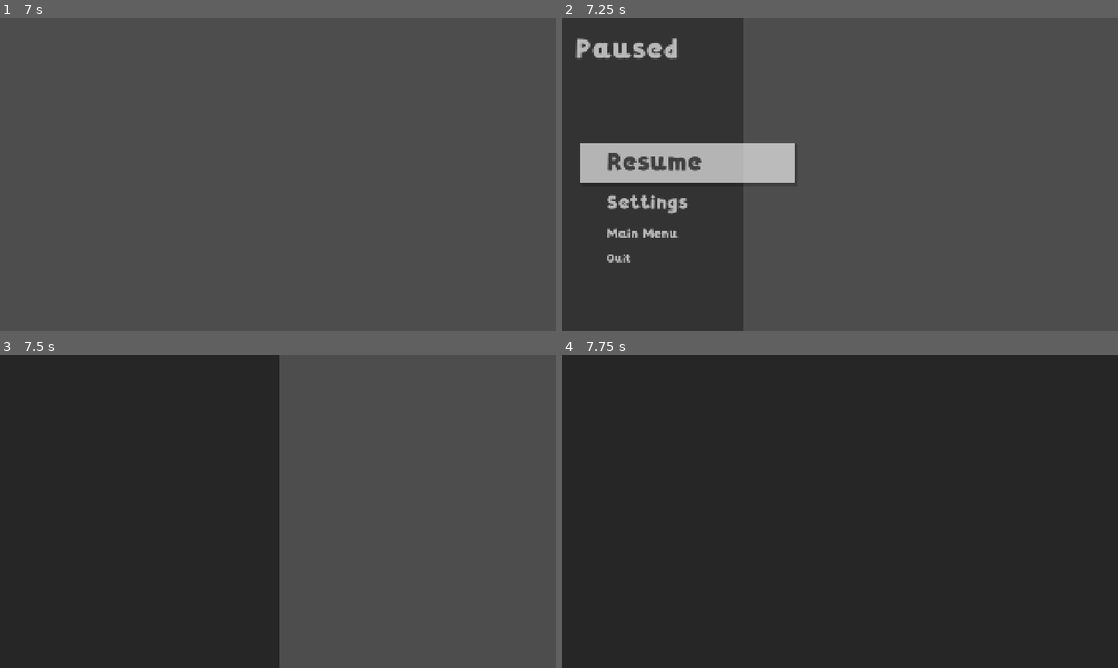
Above: before the commit, frames 1-4 (two rows, left to right).
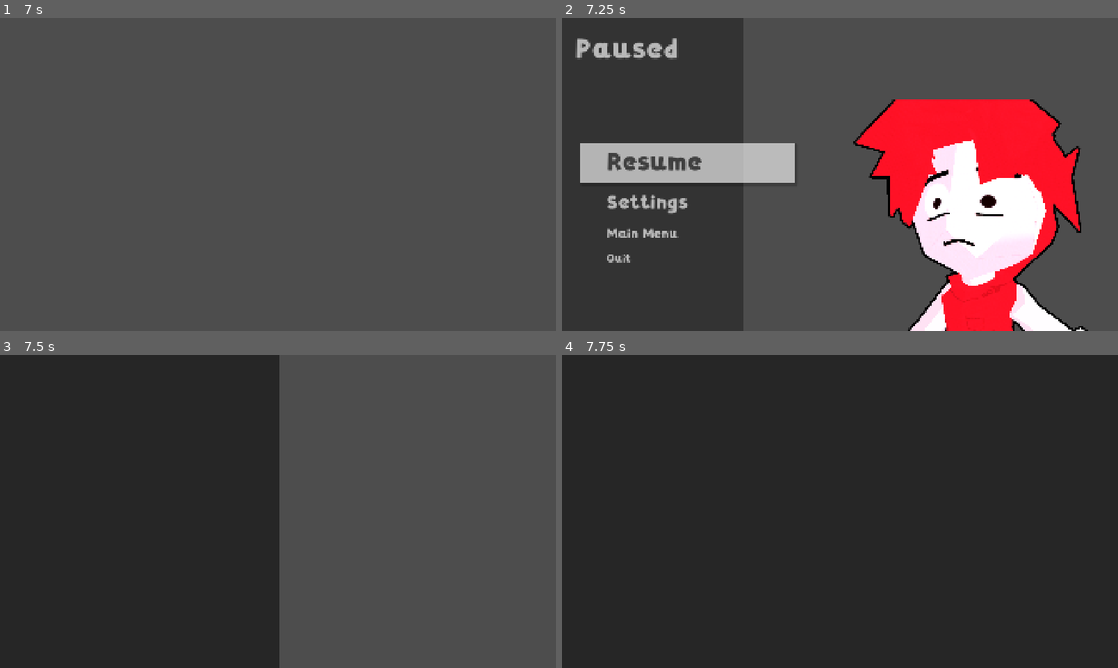
Above: after the commit, the same moments.

Repository: doggoanim/Krits
Game: Godot game, scene res://ui/pause_menu.tscn
Same seed, same stepped clock (60 frames per second), same inputs: the game is played once before the commit and once after it. This scene is started directly instead of the project's main scene. Sound files missing from this copy of the repository are replaced by a short silence.
Inputs (mouse positions are in pixels of both pictures, inside the frame that each line leads up to):
- Up to frame 1 (7 s): tap Enter at 0.5, 2, 3.5 s; move the mouse to (400, 158) at 0.52 s; hold D (move_right) 0.53-1.25 s; hold Ctrl (crouch_pound) 0.53-1.25 s; click (400, 158) at 0.67 s; tap Space (jump) at 0.77, 1.25, 2.75, 3.77, 4.25, 6.77 s; drag from (166, 190) to (250, 237) at 1.27 s; move the mouse to (333, 105) at 2.02 s; hold D (move_right) 2.03-2.75 s; hold Shift (roll_dive) 2.03-2.75 s; click (333, 105) at 2.17 s; drag from (250, 237) to (111, 127) at 2.77 s; move the mouse to (444, 221) at 3.52 s; hold A (move_left) 3.53-4.25 s; hold Ctrl (crouch_pound) 3.53-4.25 s; click (444, 221) at 3.67 s; tap Tab (menu_stats) at 4.15 s; drag from (111, 127) to (194, 96) at 4.27 s; move the mouse to (305, 174) at 5.02 s; hold S (move_back) 5.03-5.75 s; hold Shift (roll_dive) 5.03-5.75 s; click (305, 174) at 5.17 s; tap M (menu_travel) at 5.65 s; drag from (194, 96) to (166, 190) at 5.77 s; move the mouse to (400, 158) at 6.52 s; hold W (move_forward) from 6.53 s (still down); hold Ctrl (crouch_pound) from 6.53 s (still down); click (400, 158) at 6.67 s
- Up to frame 2 (7.25 s): keep holding W (move_forward); keep holding Ctrl (crouch_pound); tap Escape at 7.15 s
- Up to frame 3 (7.5 s): release W (move_forward) at 7.25 s; release Ctrl (crouch_pound) at 7.25 s; click "Settings" at 7.25 s
- Up to frame 4 (7.75 s): no input

Frame 1 is identical in both runs. In frame 2, 21% of the frame differs, in the area x 52-95%, y 26-100%; in frame 3, nothing differs; in frame 4, nothing differs.

Commit message:
Pause menu portrait (big, right-turned, click to squish with pitch-varied squeak); shaders use TIME - time_offset so they animate outside the running game
Co-Authored-By: Claude Sonnet 5.5 <noreply@anthropic.com>
Claude-Session: https://claude.ai/code/session_01TYpdm1jACUqsWG6yyTxbgm

Diff:
--- a/core/shader_clock.gd
+++ b/core/shader_clock.gd
@@ -1,18 +1,27 @@
 extends Node
-## Autoload `ShaderClock`: feeds the global shader parameter `game_time`,
-## which the wind, water and low-HP-vignette shaders use instead of TIME.
-## TIME is a wall clock that keeps ticking while the tree is paused; this node
-## is pausable (default process mode), so it stops accumulating when the pause
-## menu (or any other menu) pauses the game, and everything animated by
-## `game_time` freezes with it.
+## Autoload `ShaderClock`: keeps shader animation from running while the game
+## is paused. Shaders read the built-in TIME, which never stops; this node adds
+## up every second spent paused and publishes it as the global shader
+## parameter `time_offset`, and the wind, water and low-HP-vignette shaders use
+## `TIME - time_offset` — so while paused that value stays put and everything
+## animated by it freezes, then carries on from where it left off.
 ##
-## To make a new shader pause-aware: add `global uniform float game_time;` and
-## use it where you'd use TIME.
+## Left unset (the editor's own 3D viewport never runs this) the offset is 0 and
+## the shaders just behave like plain TIME.
+##
+## To make a new shader pause-aware: add `global uniform float time_offset;`
+## and use `(TIME - time_offset)` wherever you'd use TIME.
 
-const PARAM := &"game_time"
+const PARAM := &"time_offset"
 
-var _time := 0.0
+var _paused_total := 0.0
+
+func _ready() -> void:
+	process_mode = Node.PROCESS_MODE_ALWAYS   # must keep counting while paused
+	RenderingServer.global_shader_parameter_set(PARAM, 0.0)
 
 func _process(delta: float) -> void:
-	_time += delta
-	RenderingServer.global_shader_parameter_set(PARAM, _time)
+	if not get_tree().paused:
+		return
+	_paused_total += delta
+	RenderingServer.global_shader_parameter_set(PARAM, _paused_total)
--- a/project.godot
+++ b/project.godot
@@ -61,7 +61,7 @@
 
 [shader_globals]
 
-game_time={
+time_offset={
 "type": "float",
 "value": 0.0
 }
--- a/shading/foliage_wind.gdshader
+++ b/shading/foliage_wind.gdshader
@@ -1,8 +1,10 @@
 shader_type spatial;
 render_mode cull_disabled;
 // Pausable clock (see core/shader_clock.gd): TIME keeps running while the
-// game is paused, this doesn't — so animation freezes with the pause menu.
-global uniform float game_time;
+// game is paused, so ShaderClock publishes how much of it was spent paused
+// and we subtract that — animation freezes with the pause menu. (Unset, e.g.
+// in the editor's own viewport, it's 0 and this is plain TIME.)
+global uniform float time_offset;
 // Wind-swaying foliage material. Not the project's toon shader
 // (shading/toon.gdshader) — world foliage props (grass, trees; see
 // world/chesburg.tscn's Props/Trees and Props/eyecandies) are unmodified
@@ -63,7 +65,7 @@
 	// same mesh scattered around the level don't all sway in lockstep — each
 	// one samples a slightly different point of the same slow-moving "gust"
 	// field instead.
-	float phase = game_time * wind_speed + dot(world_pos.xz, vec2(wind_scale));
+	float phase = (TIME - time_offset) * wind_speed + dot(world_pos.xz, vec2(wind_scale));
 	float sway = height * wind_strength * gust;
 	VERTEX.x += sin(phase) * sway;
 	VERTEX.z += cos(phase * 0.7) * sway * 0.6;
--- a/shading/vignette_overlay.gdshader
+++ b/shading/vignette_overlay.gdshader
@@ -1,7 +1,9 @@
 shader_type canvas_item;
 // Pausable clock (see core/shader_clock.gd): TIME keeps running while the
-// game is paused, this doesn't — so animation freezes with the pause menu.
-global uniform float game_time;
+// game is paused, so ShaderClock publishes how much of it was spent paused
+// and we subtract that — animation freezes with the pause menu. (Unset, e.g.
+// in the editor's own viewport, it's 0 and this is plain TIME.)
+global uniform float time_offset;
 // Low-HP warning vignette: darkens and gently pulses the screen edges.
 // Purely a function of `intensity` (0 = invisible, 1 = fully showing) —
 // this shader has no idea what HP even is, LowHpVignette (core/low_hp_vignette.gd)
@@ -25,7 +27,7 @@
 	float dist = length(centered);
 
 	float ring = smoothstep(radius, radius + softness, dist);
-	float pulse = 1.0 + sin(game_time * pulse_speed) * pulse_amount;
+	float pulse = 1.0 + sin((TIME - time_offset) * pulse_speed) * pulse_amount;
 	float alpha = ring * clamp(intensity * pulse, 0.0, 1.0);
 
 	COLOR = vec4(vignette_color.rgb, alpha * vignette_color.a);
--- a/ui/pause_menu.gd
+++ b/ui/pause_menu.gd
@@ -29,11 +29,13 @@
 const OPEN_TIME := 0.28
 const CLOSE_TIME := 0.18
 const SLIDE_DISTANCE := 50.0
+const PORTRAIT_SLIDE := 160.0   ## px the portrait slides in from the right
 const PANEL_TIME := 0.3
 const PAGE_FADE := 0.15
 
 @onready var _backdrop: ColorRect = %Backdrop
 @onready var _side_panel: ColorRect = %SidePanel
+@onready var _portrait: PortraitViewport = %Portrait
 @onready var _heading_margin: MarginContainer = %HeadingMargin
 @onready var _menu_margin: MarginContainer = %MenuMargin
 @onready var _items: Array[Node] = %Items.get_children()
@@ -55,6 +57,8 @@
 var _backdrop_tint := Color.TRANSPARENT
 var _side_lod := 0.0
 var _side_tint := Color.TRANSPARENT
+var _portrait_left := 0.0            ## the portrait's resting offsets, read from the scene
+var _portrait_right := 0.0
 var _side_width := 0.0               ## the side panel's resting anchor_right (fraction of the screen)
 var _heading_left := 0
 var _menu_left := 0
@@ -68,6 +72,8 @@
 	_side_lod = side_mat.get_shader_parameter("blur_lod")
 	_side_tint = side_mat.get_shader_parameter("tint")
 	_side_width = _side_panel.anchor_right
+	_portrait_left = _portrait.offset_left
+	_portrait_right = _portrait.offset_right
 	_heading_left = _heading_margin.get_theme_constant("margin_left")
 	_menu_left = _menu_margin.get_theme_constant("margin_left")
 	for node in _items:
@@ -145,6 +151,10 @@
 	_side_panel.anchor_left = -_side_width * (1.0 - k)
 	_side_panel.anchor_right = _side_width * k
 	content.modulate.a = k
+	_portrait.get_parent().modulate.a = k
+	var shift := PORTRAIT_SLIDE * (1.0 - k)
+	_portrait.offset_left = _portrait_left + shift
+	_portrait.offset_right = _portrait_right + shift
 	var slide := int(SLIDE_DISTANCE * (1.0 - k))
 	_heading_margin.add_theme_constant_override("margin_left", _heading_left - slide)
 	_menu_margin.add_theme_constant_override("margin_left", _menu_left - slide)
@@ -175,6 +185,7 @@
 	if _transitioning:
 		return
 	_transitioning = true
+	_fade(_portrait.get_parent(), 0.0)
 	await _fade(content, 0.0)
 	content.visible = false
 	await _widen_panel(1.0)
@@ -193,6 +204,7 @@
 	_settings.exit()
 	await _widen_panel(_side_width)
 	content.visible = true
+	_fade(_portrait.get_parent(), 1.0)
 	await _fade(content, 1.0)
 	_settings_button.grab_focus()
 	_transitioning = false
--- a/ui/pause_menu.tscn
+++ b/ui/pause_menu.tscn
@@ -6,6 +6,8 @@
 [ext_resource type="PackedScene" path="res://ui/menu/settings_screen.tscn" id="4"]
 [ext_resource type="Shader" path="res://ui/pause_backdrop.gdshader" id="5"]
 [ext_resource type="Theme" path="res://ui/pause_menu_theme.tres" id="6"]
+[ext_resource type="Script" path="res://ui/widgets/portrait_viewport.gd" id="7"]
+[ext_resource type="AudioStream" path="res://sounds/SFX/toy_squeak.wav" id="8"]
 
 [sub_resource type="ShaderMaterial" id="Backdrop"]
 shader = ExtResource("5")
@@ -130,7 +132,34 @@
 text = "Quit"
 alignment = 0
 
-[node name="Settings" parent="." index="3" instance=ExtResource("4")]
+[node name="PortraitWrap" type="Control" parent="." index="3"]
+layout_mode = 2
+mouse_filter = 2
+
+[node name="Portrait" type="Control" parent="PortraitWrap"]
+unique_name_in_owner = true
+layout_mode = 1
+anchors_preset = 3
+anchor_left = 1.0
+anchor_top = 1.0
+anchor_right = 1.0
+anchor_bottom = 1.0
+offset_left = -1060.0
+offset_top = -800.0
+offset_right = 40.0
+offset_bottom = 300.0
+grow_horizontal = 0
+grow_vertical = 0
+script = ExtResource("7")
+render_size = 1024
+circular = false
+outline_width_px = 7.0
+turn = -0.32
+only_when_visible = true
+clickable = true
+squish_sound = ExtResource("8")
+
+[node name="Settings" parent="." index="4" instance=ExtResource("4")]
 unique_name_in_owner = true
 visible = false
 layout_mode = 2
@@ -138,7 +167,7 @@
 [node name="Dim" parent="Settings" index="0"]
 visible = false
 
-[node name="Confirm" type="ColorRect" parent="." index="4"]
+[node name="Confirm" type="ColorRect" parent="." index="5"]
 unique_name_in_owner = true
 visible = false
 layout_mode = 2
--- a/ui/widgets/portrait_viewport.gd
+++ b/ui/widgets/portrait_viewport.gd
@@ -17,14 +17,26 @@
 ## clipped to a circle (see CIRCLE_MASK_SHADER_CODE) so the frame's border
 ## shows through cleanly all the way around instead of a square poking out.
 
-const RENDER_SIZE := 256                ## SubViewport resolution, independent of the Control's size
 const CAMERA_DISTANCE := 0.9
 const CAMERA_HEIGHT_FRAC := 0.62         ## fraction up the model's height the camera frames (a bust shot)
-const OUTLINE_WIDTH_PX := 2.0   ## same screen-space-dilation idea as OutlineSystem, just sized for this render's 256x256, not the main viewport's
 const OUTLINE_COLOR := Color.BLACK
-const PORTRAIT_TURN := 0.32   ## extra yaw (rad) so the portrait isn't a flat mirror-facing
-                               ## shot — turns the character slightly left; flip the sign
-                               ## if it reads as turning right instead
+
+## The HUD uses the defaults (a 256px circular headshot turned slightly left);
+## the pause menu overrides them in pause_menu.tscn for a big, rectangular,
+## right-turned, clickable portrait.
+@export_group("Render")
+@export var render_size := 256         ## SubViewport resolution, independent of the Control's size
+@export var circular := true           ## clip the render to a circle (HUD frame) — off for a free-standing portrait
+@export var outline_width_px := 2.0    ## same screen-space-dilation idea as OutlineSystem, sized for this render, not the main viewport's
+@export var turn := 0.32               ## extra yaw (rad) so it isn't a flat mirror-facing shot: positive turns the character left, negative right
+@export var only_when_visible := false ## don't render while hidden (for a portrait that's only sometimes on screen)
+
+@export_group("Click squish")
+@export var clickable := false
+@export var squish_sound: AudioStream
+@export var squish_pitch_range := Vector2(0.8, 1.3)   ## random pitch_scale per click
+@export_range(0.0, 1.0) var squish_pivot_y := 0.85    ## where on the control the squash anchors (fraction down) — near the character's base
+@export var sfx_bus := &"SFX"
 
 ## Clips the render to a circle inscribed in the TextureRect's own rect (a
 ## true circle only when that rect is square, which is how Hud sizes
@@ -42,7 +54,8 @@
 shader_type canvas_item;
 
 uniform vec4 outline_color : source_color = vec4(0.0, 0.0, 0.0, 1.0);
-uniform float outline_width_px : hint_range(0.0, 16.0) = 2.0;
+uniform float outline_width_px : hint_range(0.0, 32.0) = 2.0;
+uniform bool circular = true;
 
 void fragment() {
 	vec2 texel_size = 1.0 / vec2(textureSize(TEXTURE, 0));
@@ -65,7 +78,7 @@
 	float alpha = max(tex.a, ring * outline_color.a);
 
 	float dist = length(UV - vec2(0.5));
-	float circle_edge = 1.0 - smoothstep(0.48, 0.5, dist);
+	float circle_edge = circular ? 1.0 - smoothstep(0.48, 0.5, dist) : 1.0;
 	COLOR = vec4(rgb, alpha * circle_edge);
 }
 """
@@ -78,10 +91,11 @@
 
 func _ready() -> void:
 	_viewport = SubViewport.new()
-	_viewport.size = Vector2i(RENDER_SIZE, RENDER_SIZE)
+	_viewport.size = Vector2i(render_size, render_size)
 	_viewport.transparent_bg = true
 	_viewport.own_world_3d = true
-	_viewport.render_target_update_mode = SubViewport.UPDATE_ALWAYS
+	_viewport.render_target_update_mode = SubViewport.UPDATE_WHEN_VISIBLE if only_when_visible \
+			else SubViewport.UPDATE_ALWAYS
 	add_child(_viewport)
 	_build_scene()
 
@@ -96,9 +110,11 @@
 	var circle_mat := ShaderMaterial.new()
 	circle_mat.shader = circle_shader
 	circle_mat.set_shader_parameter(&"outline_color", OUTLINE_COLOR)
-	circle_mat.set_shader_parameter(&"outline_width_px", OUTLINE_WIDTH_PX)
+	circle_mat.set_shader_parameter(&"outline_width_px", outline_width_px)
+	circle_mat.set_shader_parameter(&"circular", circular)
 	tex_rect.material = circle_mat
 	add_child(tex_rect)
+	mouse_filter = Control.MOUSE_FILTER_STOP if clickable else Control.MOUSE_FILTER_IGNORE
 
 func _build_scene() -> void:
 	var world := Node3D.new()
@@ -125,7 +141,7 @@
 
 	_model = PlayerVisual.MODEL_SCENE.instantiate()
 	world.add_child(_model)
-	_model.rotation.y = PlayerVisual.MODEL_FACING_OFFSET + PORTRAIT_TURN
+	_model.rotation.y = PlayerVisual.MODEL_FACING_OFFSET + turn
 	_anim = _model.find_child("AnimationPlayer", true, false) as AnimationPlayer
 
 	ModelUtil.fit_height(_model, Player.STAND_HEIGHT)
@@ -152,6 +168,60 @@
 
 func _process(_delta: float) -> void:
 	_sync_face()
+
+# --- Click squish ---------------------------------------------------------------
+
+var _squish_tween: Tween
+
+func _gui_input(event: InputEvent) -> void:
+	if not clickable:
+		return
+	var click := event as InputEventMouseButton
+	if click != null and click.pressed and click.button_index == MOUSE_BUTTON_LEFT \
+			and _is_on_character(click.position):
+		accept_event()
+		squish()
+
+## Squashes and stretches the portrait like a toy being squeezed, with a
+## pitch-varied squeak. Snappy: four quick steps, the last one springing back.
+func squish() -> void:
+	if _squish_tween and _squish_tween.is_valid():
+		_squish_tween.kill()
+	pivot_offset = Vector2(size.x * 0.5, size.y * squish_pivot_y)
+	scale = Vector2.ONE
+	_squish_tween = create_tween()
+	_squish_tween.tween_property(self, "scale", Vector2(1.3, 0.62), 0.06) \
+			.set_trans(Tween.TRANS_QUAD).set_ease(Tween.EASE_OUT)
+	_squish_tween.tween_property(self, "scale", Vector2(0.86, 1.2), 0.09) \
+			.set_trans(Tween.TRANS_QUAD).set_ease(Tween.EASE_OUT)
+	_squish_tween.tween_property(self, "scale", Vector2(1.07, 0.94), 0.08) \
+			.set_trans(Tween.TRANS_QUAD).set_ease(Tween.EASE_IN_OUT)
+	_squish_tween.tween_property(self, "scale", Vector2.ONE, 0.12) \
+			.set_trans(Tween.TRANS_BACK).set_ease(Tween.EASE_OUT)
+	_play_squeak()
+
+func _play_squeak() -> void:
+	if squish_sound == null:
+		return
+	var player := AudioStreamPlayer.new()
+	player.stream = squish_sound
+	player.bus = sfx_bus
+	player.pitch_scale = randf_range(squish_pitch_range.x, squish_pitch_range.y)
+	add_child(player)
+	player.finished.connect(player.queue_free)
+	player.play()
+
+## Only clicks that land on the character (not the empty transparent area
+## around him) count — checked against the render's own alpha.
+func _is_on_character(local_pos: Vector2) -> bool:
+	if size.x <= 0.0 or size.y <= 0.0:
+		return false
+	var image := _viewport.get_texture().get_image()
+	if image == null:
+		return false
+	var px := Vector2i((local_pos / size * Vector2(image.get_size())).floor())
+	px = px.clamp(Vector2i.ZERO, image.get_size() - Vector2i.ONE)
+	return image.get_pixelv(px).a > 0.1
 
 ## Mirrors the live player's current face expression (blink, hurt, ...) onto
 ## this copy's own face material — read-only, see this file's header comment.
--- a/world/water/water.gdshader
+++ b/world/water/water.gdshader
@@ -1,8 +1,10 @@
 shader_type spatial;
 render_mode cull_disabled, diffuse_toon, specular_toon, blend_mix;
 // Pausable clock (see core/shader_clock.gd): TIME keeps running while the
-// game is paused, this doesn't — so animation freezes with the pause menu.
-global uniform float game_time;
+// game is paused, so ShaderClock publishes how much of it was spent paused
+// and we subtract that — animation freezes with the pause menu. (Unset, e.g.
+// in the editor's own viewport, it's 0 and this is plain TIME.)
+global uniform float time_offset;
 // Simple stylized water: a toon-stepped shallow/deep color blend plus a
 // couple of layered sine waves for gentle animated motion, and a fresnel
 // rim so it brightens at grazing angles like a real reflective surface.
@@ -41,8 +43,8 @@
 void vertex() {
 	vec3 world_pos = (MODEL_MATRIX * vec4(VERTEX, 1.0)).xyz;
 	world_xz = world_pos.xz;
-	float w1 = sin(world_pos.x * wave_scale + game_time * wave_speed);
-	float w2 = sin((world_pos.x + world_pos.z) * wave_scale * 0.6 - game_time * wave_speed * 1.3);
+	float w1 = sin(world_pos.x * wave_scale + (TIME - time_offset) * wave_speed);
+	float w2 = sin((world_pos.x + world_pos.z) * wave_scale * 0.6 - (TIME - time_offset) * wave_speed * 1.3);
 	wave_offset = (w1 + w2) * 0.5;
 	VERTEX.y += wave_offset * wave_height;
 }
@@ -58,7 +60,7 @@
 	// Texture is optional: an unset sampler2D defaults to solid white, so
 	// this multiply is a no-op (leaves the flat toon-color look untouched)
 	// until you actually assign one.
-	vec2 scrolled_uv = UV + game_time * uv_scroll_speed;
+	vec2 scrolled_uv = UV + (TIME - time_offset) * uv_scroll_speed;
 	vec4 tex = texture(albedo_texture, scrolled_uv);
 	color *= tex.rgb;
 	alpha *= tex.a;
@@ -76,7 +78,7 @@
 		// glints riding the surface motion instead of a fixed glitter
 		// pattern painted on top of it.
 		vec2 cell = floor((world_xz + wave_offset * 0.1) * sparkle_density);
-		float roll = floor(game_time * sparkle_speed);
+		float roll = floor((TIME - time_offset) * sparkle_speed);
 		float n = sparkle_hash(cell + roll);
 		// Narrow threshold: only a sparse handful of cells are "lit" on any
 		// given roll, which is what reads as scattered glints rather than a
